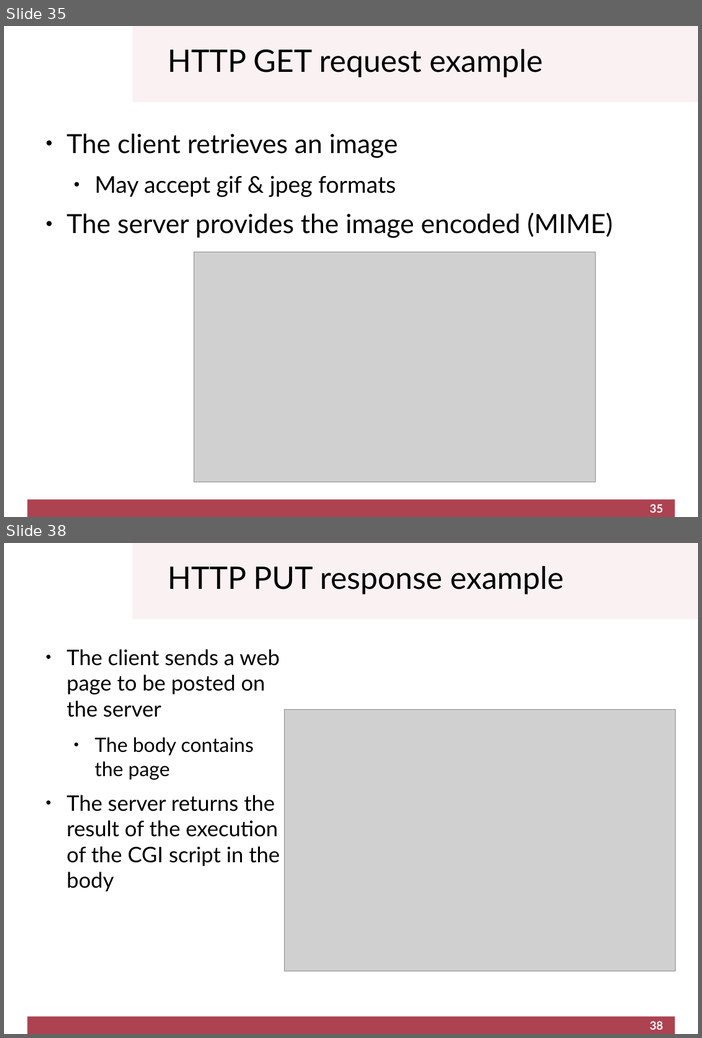
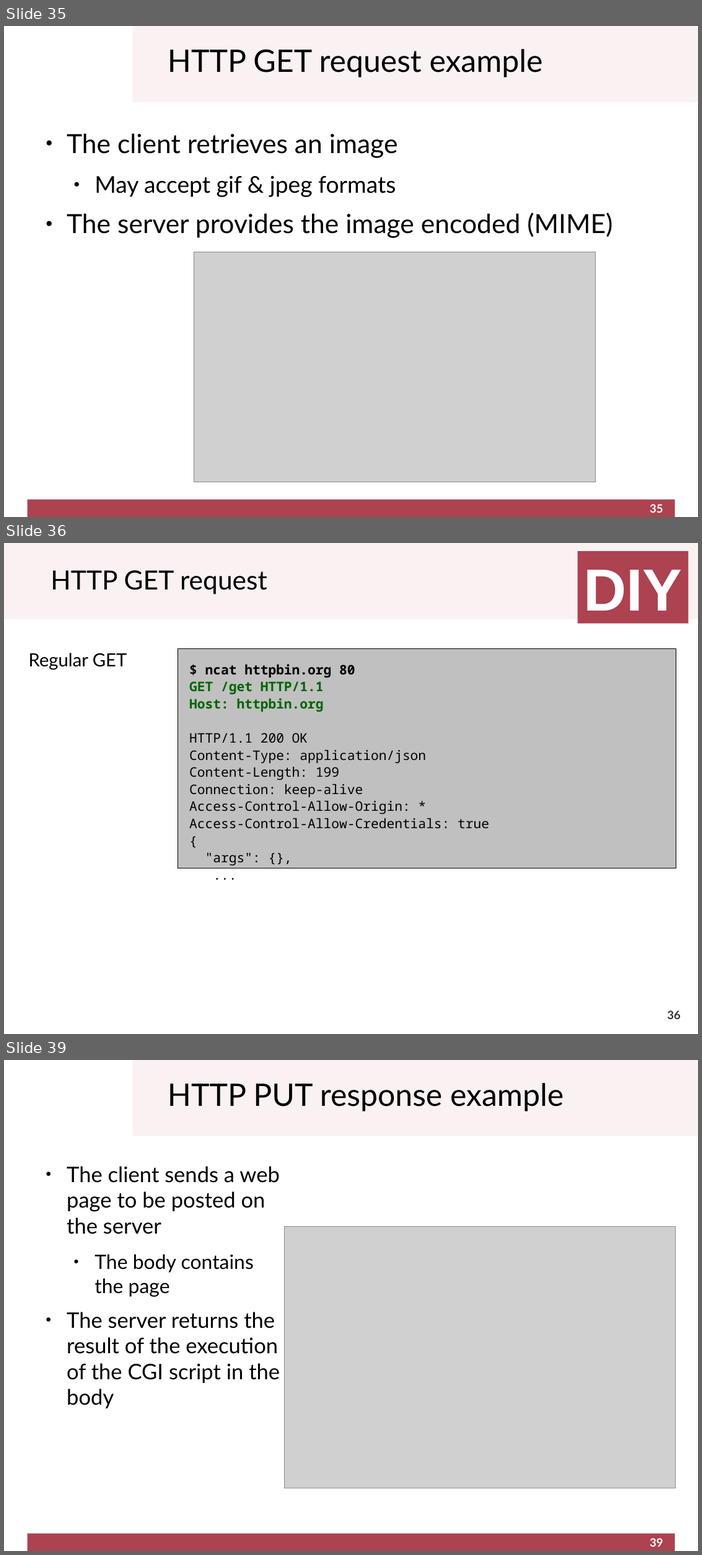
Before and after one commit to cletomartin/redes1, a slide deck: slides/application.odp. Shown one above the other, each under a label of ours: slides 35 and 38 before the commit, slides 35, 36 and 39 after it; the slides between them are not shown. The pictures are 702x1038 and 702x1555 pixels, drawn with LibreOffice and Linux fonts; fonts in the diff are those of the drawing; grey boxes stand for pictures; background and template pictures are left out. Boxes give left, top, right and bottom in pixels: in the first picture for what was removed or moved away, otherwise in the second. Text is boxed around its words. In the diff, an @@ line names an element or a change of style, - is before the commit and + after.

```diff
--- a/slides/application.odp
+++ b/slides/application.odp
@@ slide 36 added at [4, 543, 698, 1034], background #FFFFFF @@
@@ rectangle added at [4, 543, 698, 619], fill #F9F1F2 @@
@@ rectangle added at [578, 551, 688, 624], fill #AD4251, 72 pt, text #FFFFFF, bold @@
+DIY
@@ title added at [50, 570, 268, 594], 32 pt, text #000000 @@
+HTTP GET request
@@ text added at [29, 653, 127, 670], 22 pt, text #000000 @@
+Regular GET
@@ rectangle added at [178, 649, 677, 869], fill #C0C0C0, outline #000000 0 pt, 16 pt, text #000000 @@
+$ ncat httpbin.org 80
+GET /get HTTP/1.1
+Host: httpbin.org
+HTTP/1.1 200 OK
+Content-Type: application/json
+Content-Length: 199
+Connection: keep-alive
+Access-Control-Allow-Origin: *
+Access-Control-Allow-Credentials: true
+{
+"args": {},
+...
@@ page number added at [667, 1010, 681, 1019], 14 pt, text #333333, bold @@
+36
@@ what was slide 38 is now slide 39 @@
@@ page number at [650, 1538, 664, 1547]: text changed @@
-38
+39
```
Also in this commit, not shown: 7 slides changed, 1 other file.
